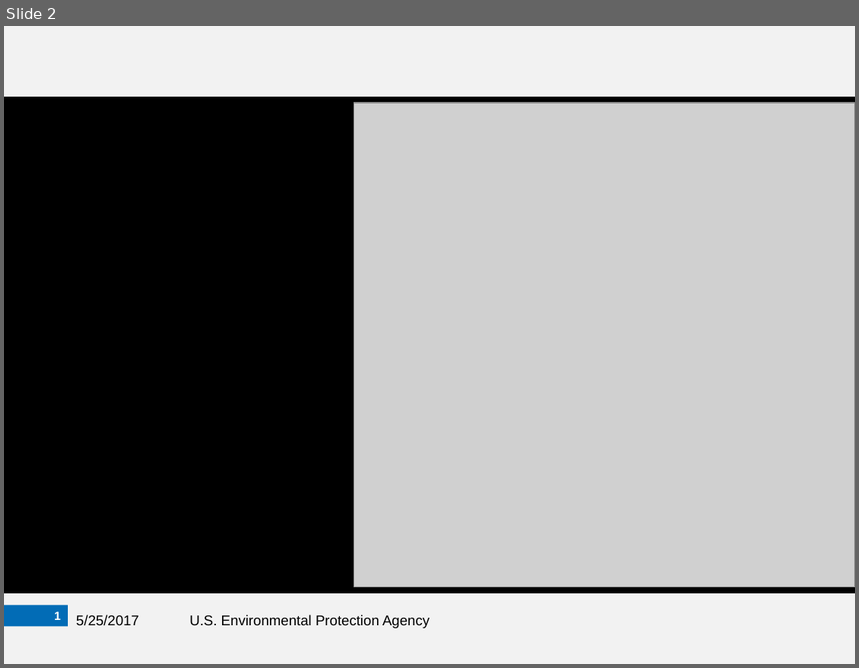
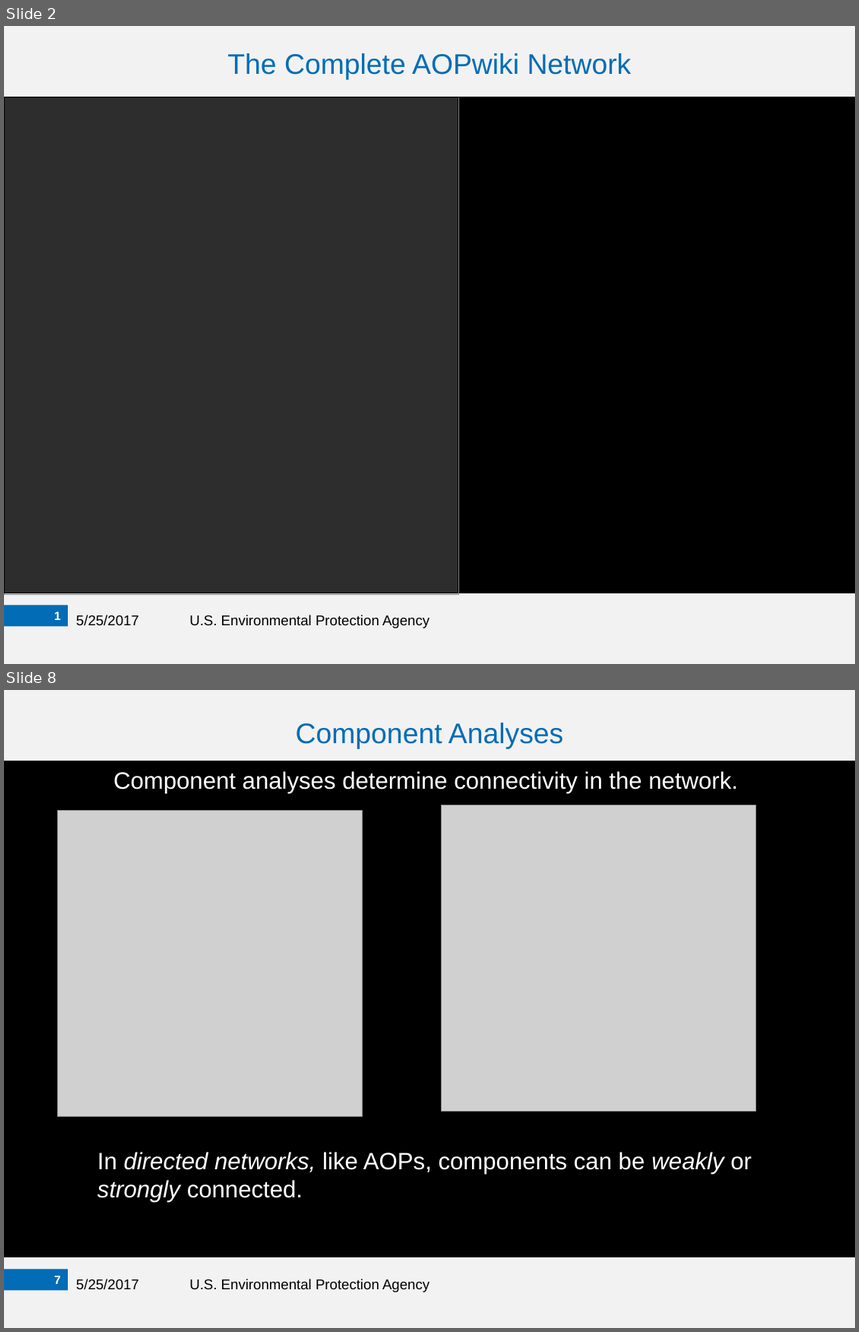
Before and after one commit to npollesch/AOPWiki, a slide deck: Presentations/AOPNA_EPA.pptx. Shown one above the other, each under a label of ours: slide 2 before the commit, slides 2 and 8 after it; the slides between them are not shown. The pictures are 859x668 and 859x1332 pixels, drawn with LibreOffice and Linux fonts; fonts in the diff are those of the drawing; grey boxes stand for pictures; background and template pictures are left out. Boxes give left, top, right and bottom in pixels: in the first picture for what was removed or moved away, otherwise in the second. Text is boxed around its words. In the diff, an @@ line names an element or a change of style, - is before the commit and + after.

Commit message:
Looks like many changes since last run

```diff
--- a/Presentations/AOPNA_EPA.pptx
+++ b/Presentations/AOPNA_EPA.pptx
@@ slide 8 added at (x1=4, y1=690, x2=855, y2=1328), background #FFFFFF; not listed: 2 template elements that a slide beside it also shows @@
@@ text added at (x1=296, y1=723, x2=563, y2=749), 24 pt, text #026CB6 @@
+Component Analyses
@@ rectangle added at (x1=4, y1=761, x2=855, y2=1257), fill #000000, outline #000000 0.75 pt, 20 pt, text #FFFFFF @@
+Component analyses determine connectivity in the network.
@@ picture added at (x1=58, y1=811, x2=363, y2=1117) @@
@@ picture added at (x1=442, y1=805, x2=756, y2=1111) @@
@@ text added at (x1=97, y1=1152, x2=752, y2=1202), 20 pt, text #FFFFFF @@
+In directed networks, like AOPs, components can be weakly or strongly connected.
@@ page number added at (x1=54, y1=1276, x2=61, y2=1284), 10 pt, text #FFFFFF, bold @@
+7
@@ text added at (x1=76, y1=1279, x2=139, y2=1290), 12 pt, text #000000 @@
+5/25/2017
@@ text added at (x1=189, y1=1279, x2=430, y2=1293), 12 pt, text #000000 @@
+U.S. Environmental Protection Agency
@@ slide 2 changed as well @@
@@ text added at (x1=227, y1=53, x2=632, y2=80), 24 pt, text #026CB6 @@
+The Complete AOPwiki Network
@@ picture resized from (x1=354, y1=103, x2=855, y2=587) to (x1=4, y1=97, x2=459, y2=594) @@
@@ rectangle added at (x1=4, y1=97, x2=458, y2=593), fill #000000 at 78% opacity, outline #000000 0.75 pt @@
```
Also in this commit, not shown: 2 other slides changed, 5 other slides added, 43 other files.
